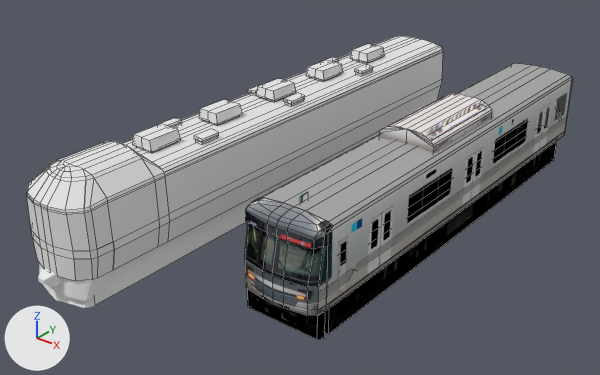
What one commit did to the Blender file モデリング/車両/03/03-1.blend.
Rendered twice from a 50 mm lens placed at (16.6, -22.6, 14.2), pointed at (-0.3, -1.4, 1.1). Arrows for +X, +Y and +Z are at lower left; the lights stay in place. Mesh edges are drawn as thin lines on the coarser meshes.

The first picture shows '03_1', '03_1.001', '03_1.002', '03_1.004', '03_1.005', '03_1.006', '03_1.007', '485_1', '485_1.001', '485_1.002', '485_1.004', '485_1.006'.
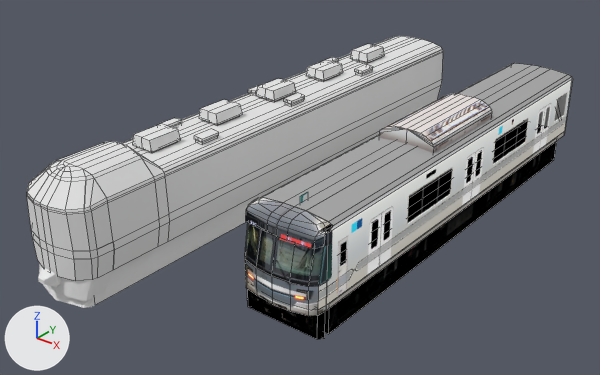
The newer file is also turned or shifted as a whole; pictures and numbers use the older file's frame.

Boxes (x1, y1, x2, y2) around the edits, measured in the pictures (600 x 375 px):
'03_1', recoloured
    both: (245, 77, 573, 315)
'03_1.005', recoloured, reshaped
    before: (245, 198, 325, 316)
    after: (245, 198, 327, 316)

The change, as a diff of the scene's bpy script:
```diff
--- a/モデリング/車両/03/03-1.blend.py
+++ b/モデリング/車両/03/03-1.blend.py
@@ mat_03_1material_005 @@
 mat_03_1material_005 = bpy.data.materials.new('03_1Material.005')
-# nodes: BsdfPrincipled, Math, OutputMaterial, TexImage
-# colours: black #000000
+# nodes: BsdfTransparent, MixShader, OutputMaterial, TexImage
 # uses the picture img_front_png
@@ mat_03_1material @@
 mat_03_1material = bpy.data.materials.new('03_1Material')
-# nodes: BsdfPrincipled, Math, OutputMaterial, TexImage
-# colours: black #000000
+# nodes: BsdfTransparent, MixShader, OutputMaterial, TexImage
 # uses the picture img_tcside_png
@@ me_mesh_019 @@
 # used by ob_03_1_005; location = (3.59, -7.08, 2.9); scale = (1.0, 0.97, 1.0)
-me_mesh_019.from_pydata(...)  # 59 vertices, 50 faces; spans x -1.38..1.38, y -0.48..0.54, z -1.98..0.72
+me_mesh_019.from_pydata(...)  # 59 vertices, 50 faces; spans x -1.38..1.38, y -0.51..0.55, z -1.98..0.72
+# me_mesh_019 part 1: 59 of 59 vertices moved; they spanned x -1.38..1.38, y -0.48..0.54, z -1.98..0.72 and now span x -1.38..1.38, y -0.51..0.55, z -1.98..0.72; mean shift (0.0, 0.01, 0.0); largest move (-0.36, -0.46, -1.04) -> (-0.62, -0.45, -1.03)
 me_mesh_019.materials.append(mat_03_1material_005)
```
